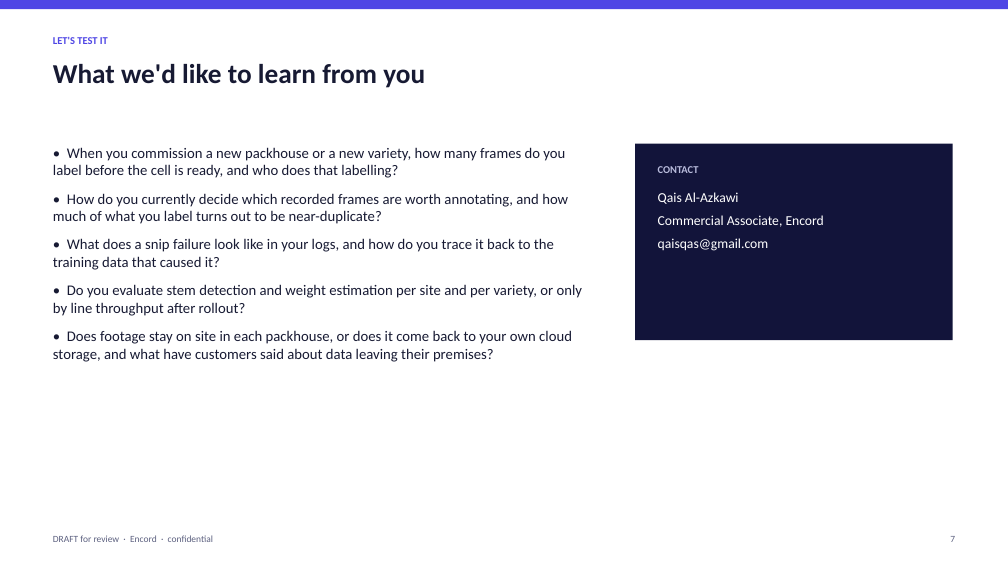
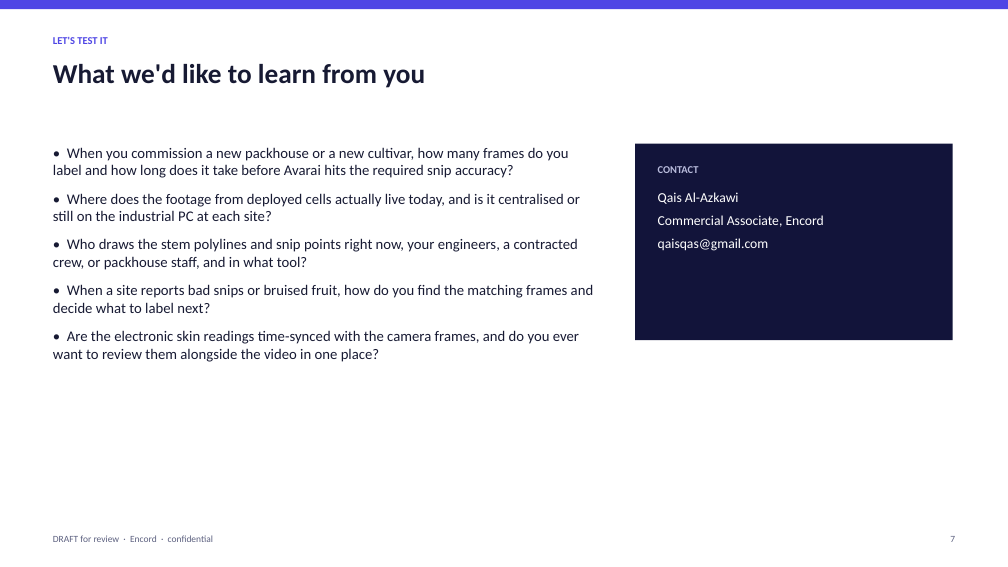
Before and after one commit to qaisak/signal-desk, a slide deck: slide 7 of docs/briefs/wootzano.pptx. Drawn at 1008x567 pixels with LibreOffice and Linux fonts; fonts in the diff are those of the drawing. Boxes give left, top, right and bottom in pixels: in the first picture for what was removed or moved away, otherwise in the second. Text is boxed around its words. In the diff, an @@ line names an element or a change of style, - is before the commit and + after.

```diff
--- a/docs/briefs/wootzano.pptx
+++ b/docs/briefs/wootzano.pptx
@@ text at [53, 147, 593, 362]: text changed @@
-• When you commission a new packhouse or a new variety, how many frames do you label before the cell is ready, and who does that labelling?
-• How do you currently decide which recorded frames are worth annotating, and how much of what you label turns out to be near-duplicate?
-• What does a snip failure look like in your logs, and how do you trace it back to the training data that caused it?
-• Do you evaluate stem detection and weight estimation per site and per variety, or only by line throughput after rollout?
-• Does footage stay on site in each packhouse, or does it come back to your own cloud storage, and what have customers said about data leaving their premises?
+• When you commission a new packhouse or a new cultivar, how many frames do you label and how long does it take before Avarai hits the required snip accuracy?
+• Where does the footage from deployed cells actually live today, and is it centralised or still on the industrial PC at each site?
+• Who draws the stem polylines and snip points right now, your engineers, a contracted crew, or packhouse staff, and in what tool?
+• When a site reports bad snips or bruised fruit, how do you find the matching frames and decide what to label next?
+• Are the electronic skin readings time-synced with the camera frames, and do you ever want to review them alongside the video in one place?
```
Also in this commit, not shown: 6 other slides changed, 9 other files.
